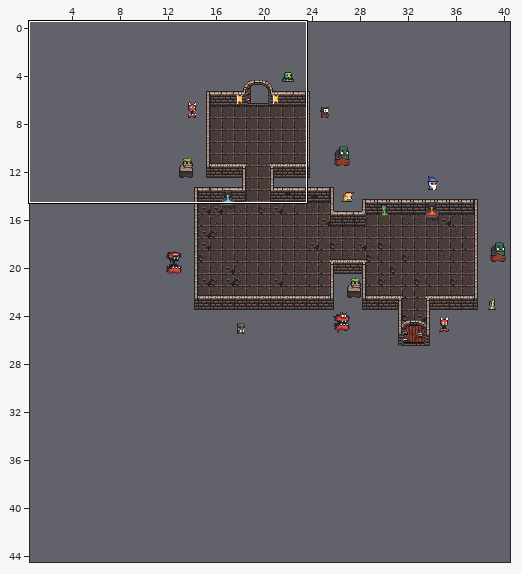
Two states of a Tiled map, images/qwerty_game_1.tmx. The picture above shows the old version from afar; the outline marks the close-up.
Close-up. Old version:
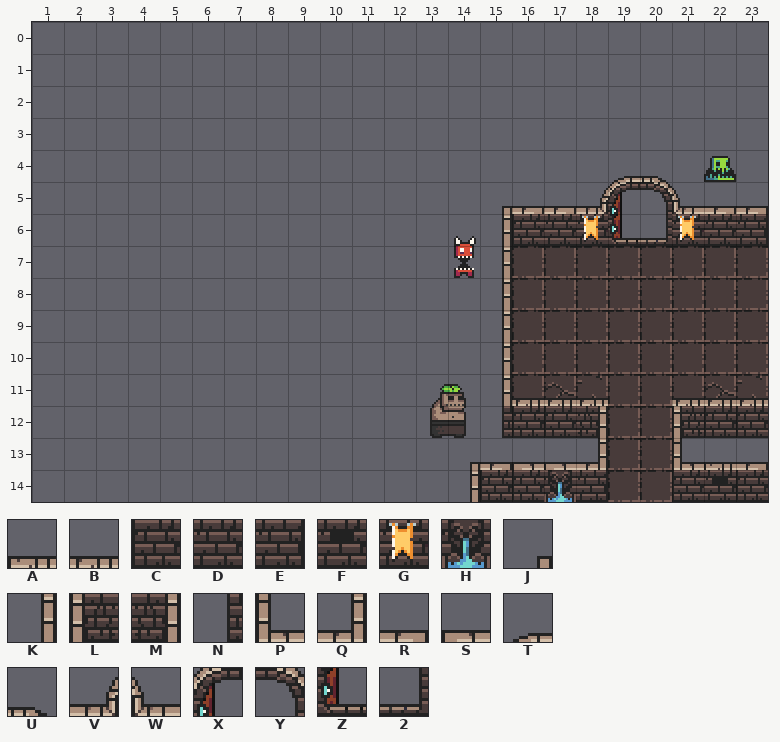
Cells are 16x16 px. Shown: x 1..23, y 0..14. The commit also changed other parts of the map, which this record leaves out. The old version is drawn lined up with the new one.
Key: from "Dungeon": A 1, B 2, C 33, D 34, E 35, F 67, G 98, H 100, J 224, K 256, L 258, M 259, N 288, P 290, Q 291, R 324, S 325, T 418, U 419, V 449, W 452, X 453, Y 454, Z 485, 2 486.
_ is an empty cell.
Layers that did not change in this view are not listed.
Layer "walls" before, first column x 1:
 0 _______________________
 1 _______________________
 2 _______________________
 3 _______________________
 4 _______________________
 5 ______________JRRV__WRR
 6 ______________KCDG__GDE
 7 ______________K________
 8 ______________K________
 9 ______________K________
10 ______________K________
11 ______________KBBB__BBB
12 ______________NCCM__LCC
13 _____________JRSSQ__PAR
14 _____________KCCHE__CFC
Layer "exit" before, first column x 1:
 0 _______________________
 1 _______________________
 2 _______________________
 3 _______________________
 4 __________________TU___
 5 __________________XY___
 6 __________________Z2___
 7 _______________________
 8 _______________________
 9 _______________________
10 _______________________
11 _______________________
12 _______________________
13 _______________________
14 _______________________
New version:
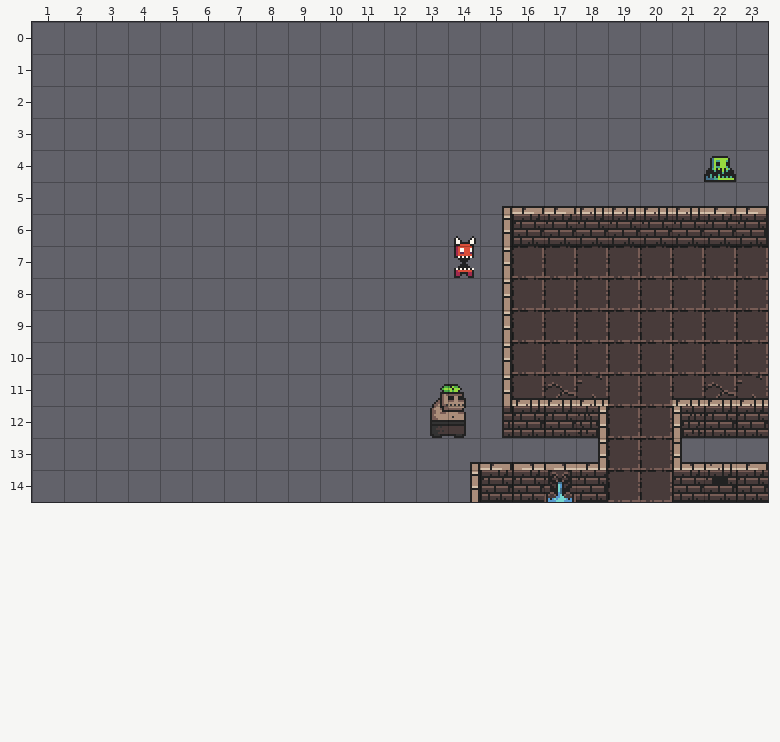
Difference:
Changed rows in their new state; . is an unchanged cell.
map size 40x25 -> 52x48 cells (old content now starts at 6,4; both pictures use the new coordinates)
Layer "walls":
first column x 18:
 5 BBBB
 6 DDDD
Layer "exit":
first column x 19:
 4 __
 5 __
 6 __
